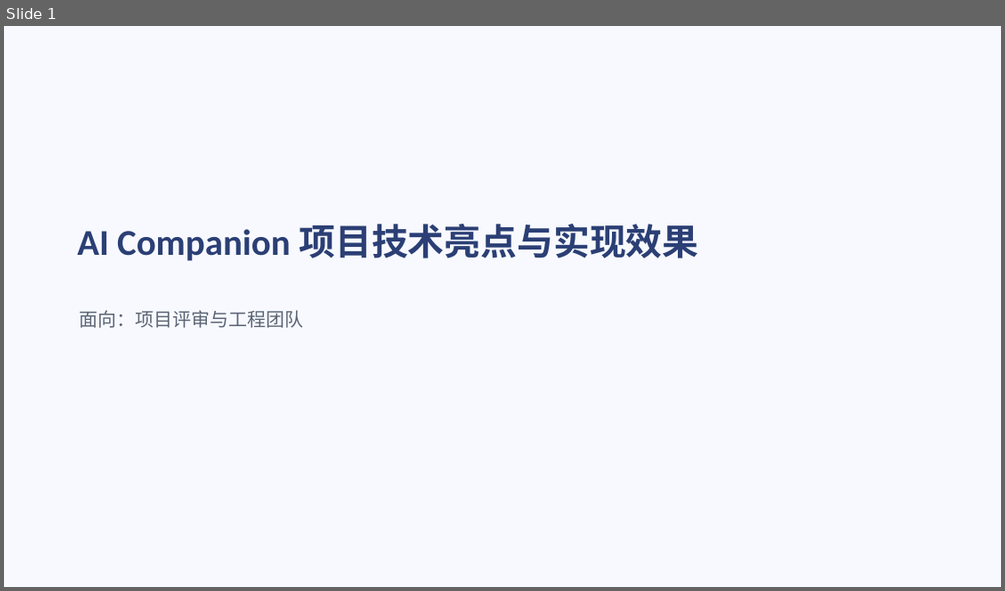
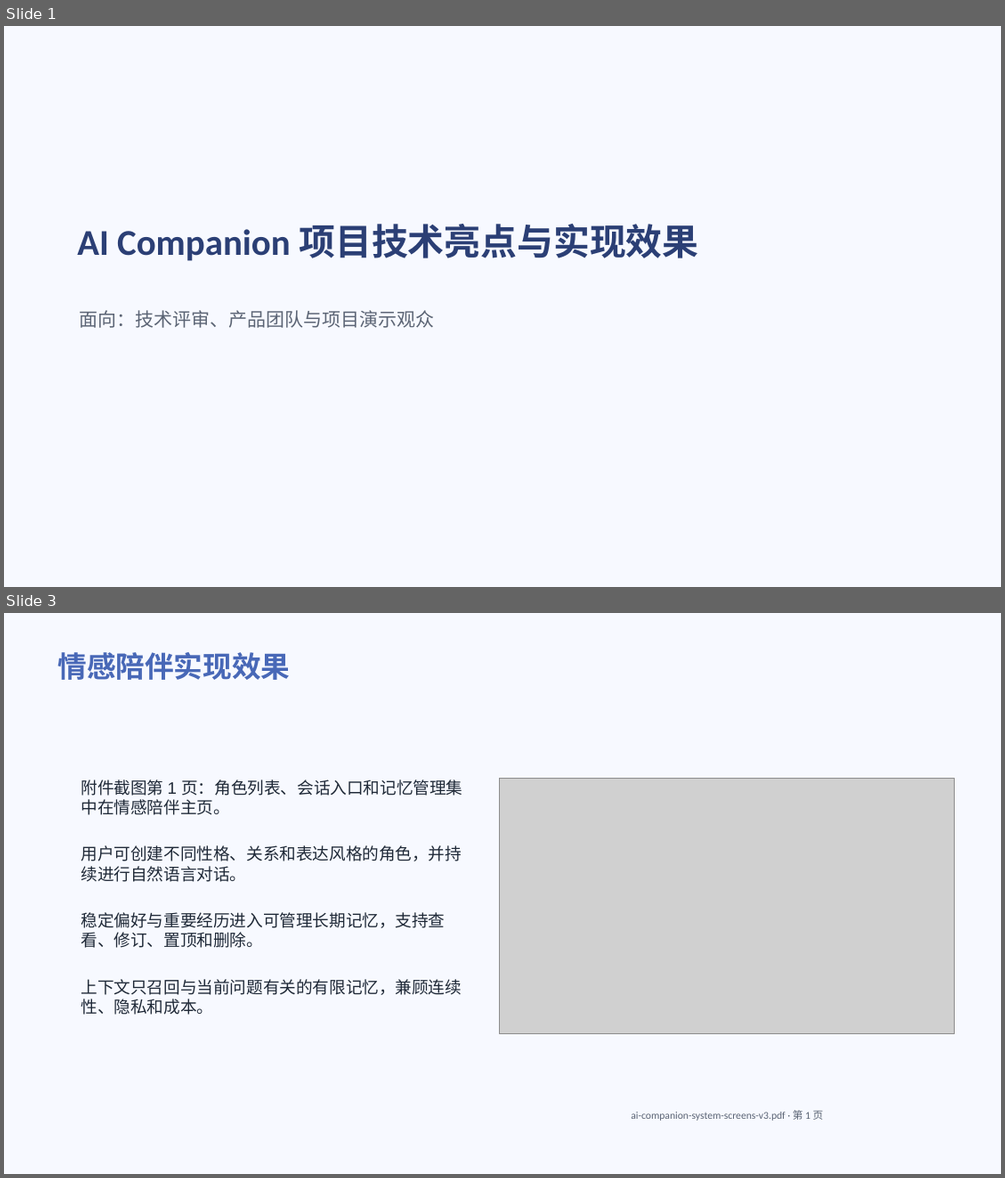
Before and after one commit to bamboo-ye/ai-companion, a slide deck: docs/demo/ai-companion-overview.pptx. Shown one above the other, each under a label of ours: slide 1 before the commit, slides 1 and 3 after it; the slides between them are not shown. The pictures are 1005x591 and 1005x1178 pixels, drawn with LibreOffice and Linux fonts; fonts in the diff are those of the drawing; grey boxes stand for pictures. Boxes give left, top, right and bottom in pixels: in the first picture for what was removed or moved away, otherwise in the second. Text is boxed around its words. In the diff, an @@ line names an element or a change of style, - is before the commit and + after.

Commit message:
docs: add RAG-enriched system demo deck

```diff
--- a/docs/demo/ai-companion-overview.pptx
+++ b/docs/demo/ai-companion-overview.pptx
@@ slide 3 added at box(4, 613, 1001, 1174), background #F7F9FF @@
@@ title added at box(57, 652, 290, 680), 28 pt, text #4868B7, bold @@
+情感陪伴实现效果
@@ text added at box(81, 779, 462, 815), 16 pt, text #1F2937 @@
+附件截图第 1 页：角色列表、会话入口和记忆管理集中在情感陪伴主页。
@@ picture added at box(500, 779, 955, 1034) @@
@@ text added at box(81, 845, 461, 882), 16 pt, text #1F2937 @@
+用户可创建不同性格、关系和表达风格的角色，并持续进行自然语言对话。
@@ text added at box(81, 912, 445, 948), 16 pt, text #1F2937 @@
+稳定偏好与重要经历进入可管理长期记忆，支持查看、修订、置顶和删除。
@@ text added at box(81, 979, 461, 1014), 16 pt, text #1F2937 @@
+上下文只召回与当前问题有关的有限记忆，兼顾连续性、隐私和成本。
@@ text added at box(631, 1110, 824, 1120), 10 pt, text #5B6474 @@
+ai-companion-system-screens-v3.pdf · 第 1 页
@@ slide 1 changed as well @@
@@ subtitle at box(80, 310, 435, 328): text changed @@
-面向：项目评审与工程团队
+面向：技术评审、产品团队与项目演示观众
```
Also in this commit, not shown: 6 other slides added, 6 slides removed, 11 other files.
